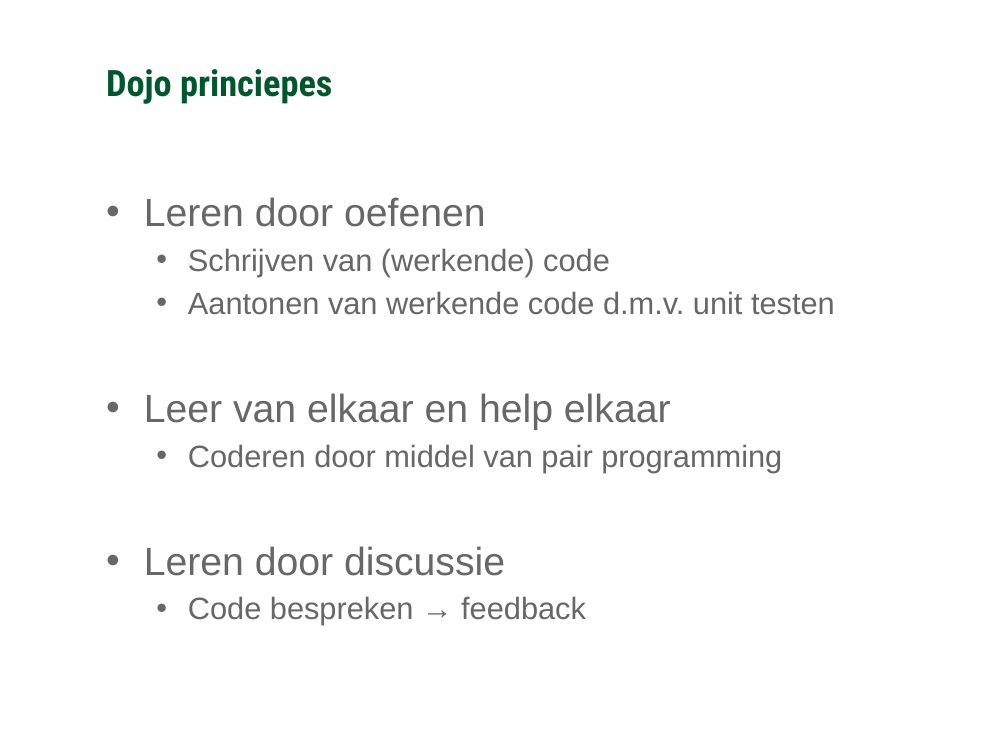
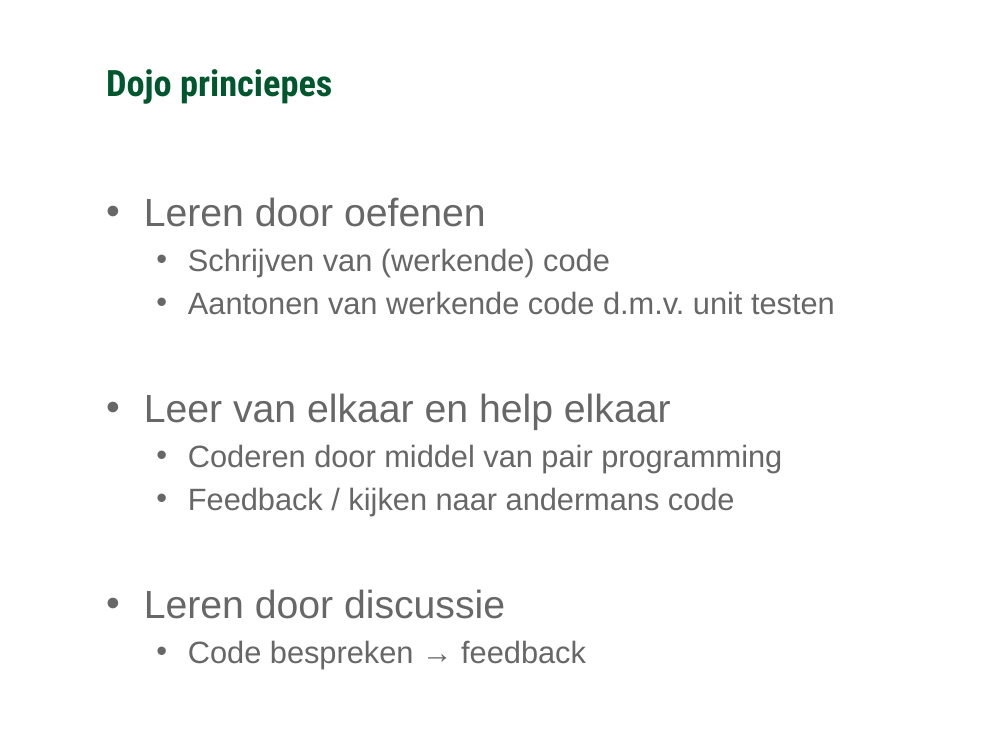
Before and after one commit to Ozindar/GCUnitTestDojo, a slide deck: slide 8 of Algemeen over Dojos/Coding Dojo.pptx. Drawn at 1008x756 pixels with LibreOffice and Linux fonts; fonts in the diff are those of the drawing; background and template pictures are left out. Boxes give left, top, right and bottom in pixels: in the first picture for what was removed or moved away, otherwise in the second. Text is boxed around its words. In the diff, an @@ line names an element or a change of style, - is before the commit and + after.

```diff
--- a/Algemeen over Dojos/Coding Dojo.pptx
+++ b/Algemeen over Dojos/Coding Dojo.pptx
@@ text at (x1=188, y1=487, x2=735, y2=515): paragraph added @@
+  • Feedback / kijken naar andermans code
```
Also in this commit, not shown: 6 other slides changed, 2 other files.
